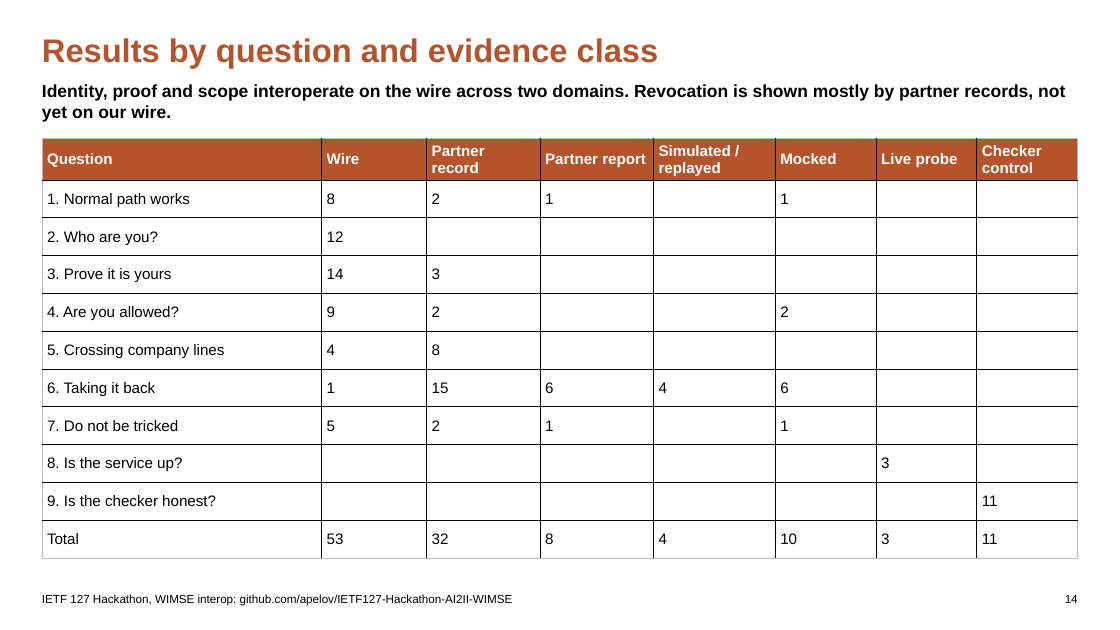
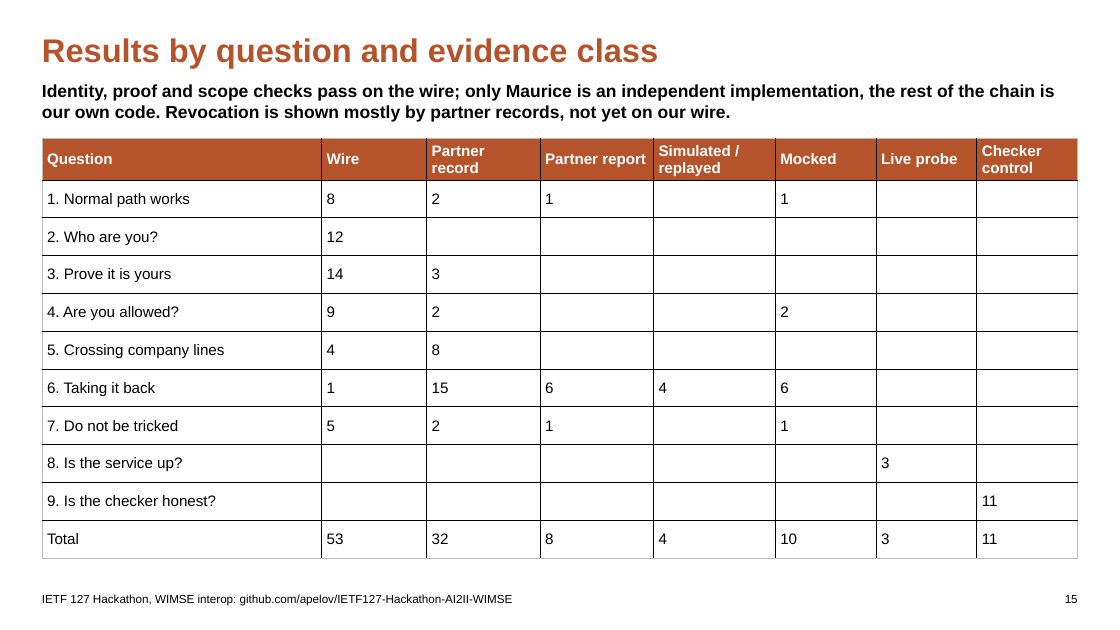
Before and after one commit to apelov/IETF127-Hackathon-AI2II-WIMSE, a slide deck: slide 15 of IETF127_WIMSE_Session.pptx (slide 14 before the commit). Drawn at 1120x630 pixels with LibreOffice and Linux fonts; fonts in the diff are those of the drawing. Boxes give left, top, right and bottom in pixels: in the first picture for what was removed or moved away, otherwise in the second. Text is boxed around its words. In the diff, an @@ line names an element or a change of style, - is before the commit and + after.

```diff
--- a/IETF127_WIMSE_Session.pptx
+++ b/IETF127_WIMSE_Session.pptx
@@ text at [42,84,1055,122]: text changed @@
-Identity, proof and scope interoperate on the wire across two domains. Revocation is shown mostly by partner records, not yet on our wire.
+Identity, proof and scope checks pass on the wire; only Maurice is an independent implementation, the rest of the chain is our own code. Revocation is shown mostly by partner records, not yet on our wire.
@@ text at [1065,595,1078,603]: text changed @@
-14
+15
```
Also in this commit, not shown: 11 other slides changed, 1 slide added, 5 other files.
